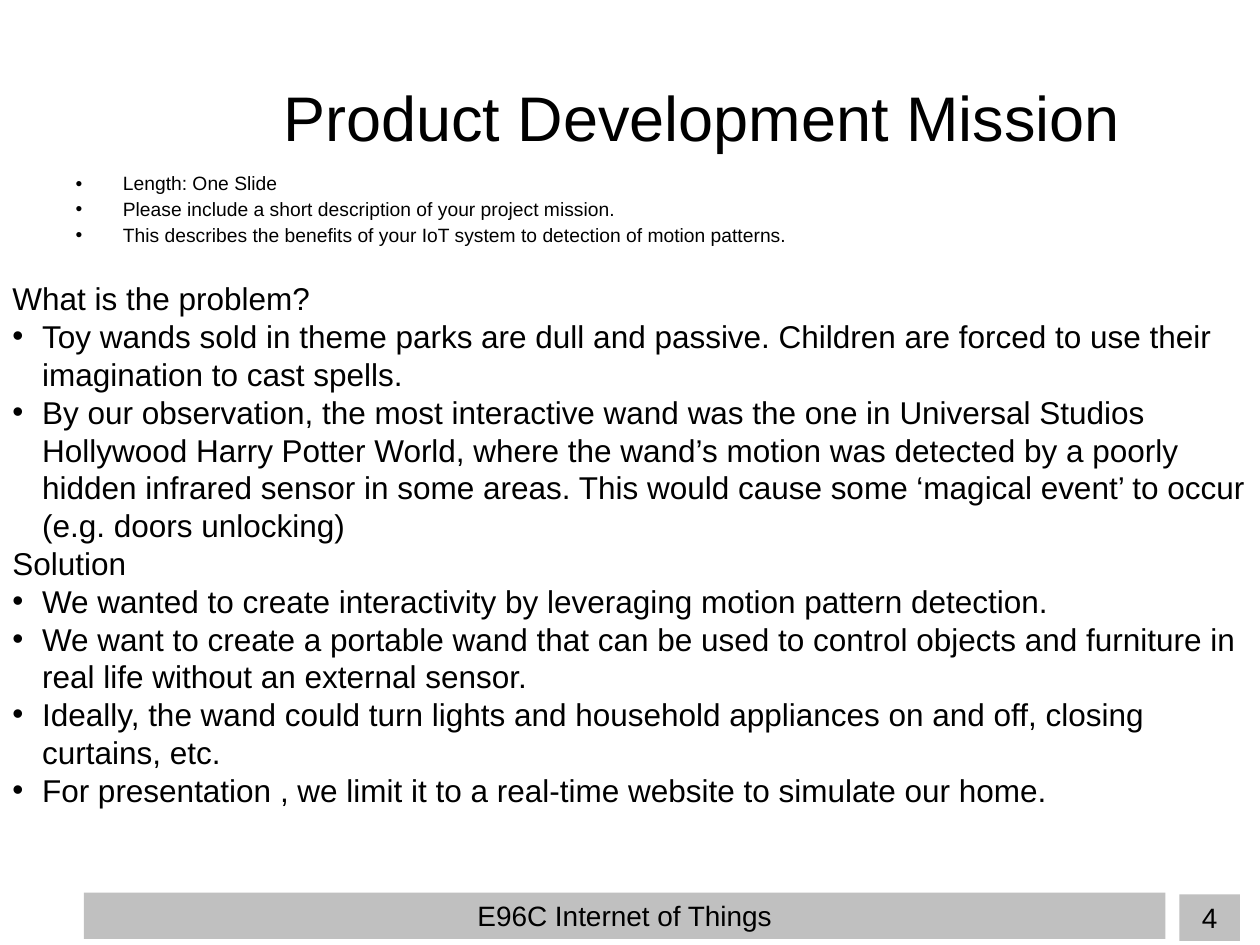
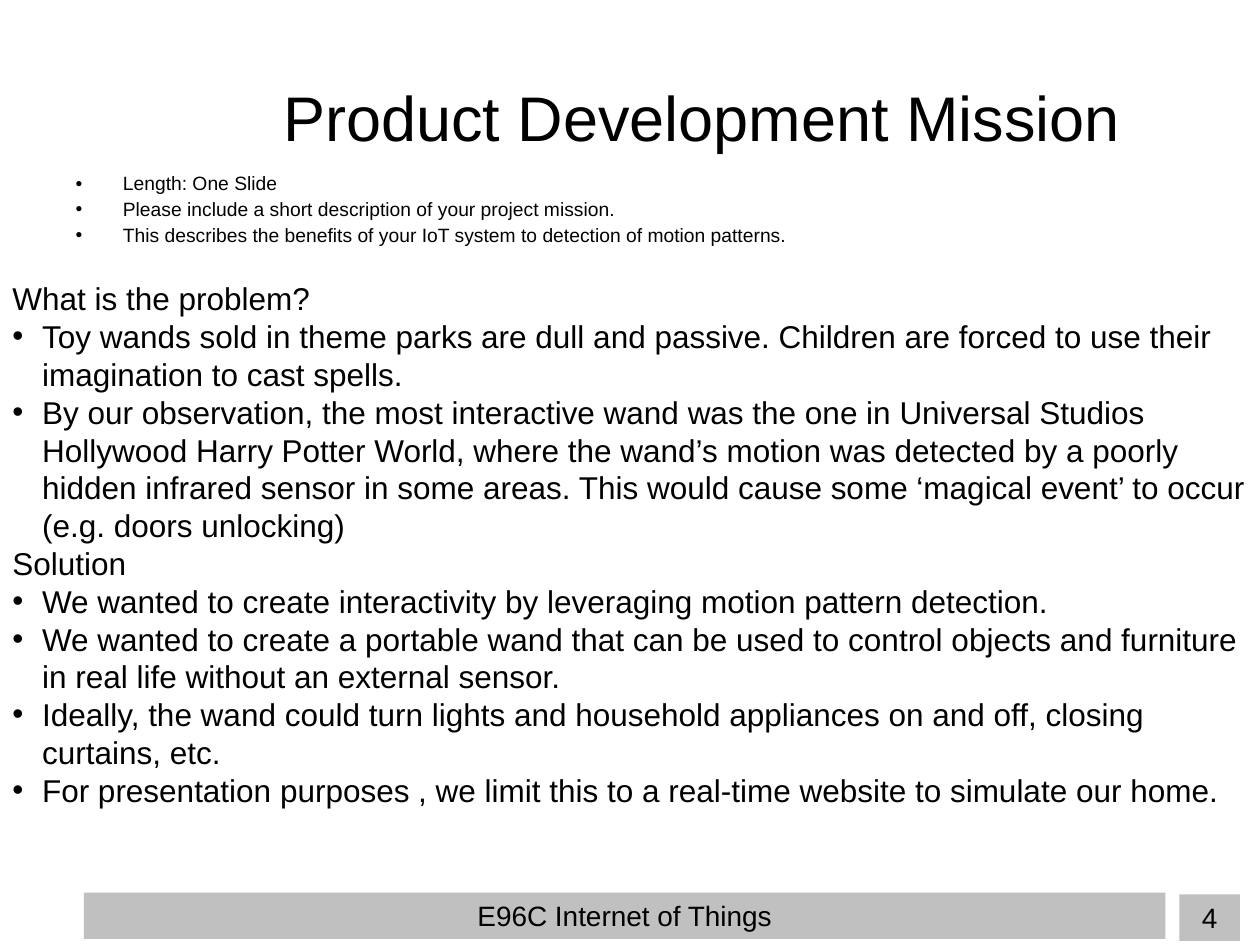
Before and after one commit to TheFearlessMagicians/wizdgetWand, a slide deck: slide 4 of wilson_hanif_varun_E96_presentation.ppt. Drawn at 1260x945 pixels with LibreOffice and Linux fonts; fonts in the diff are those of the drawing; background and template pictures are left out. Boxes give left, top, right and bottom in pixels: in the first picture for what was removed or moved away, otherwise in the second. Text is boxed around its words. In the diff, an @@ line names an element or a change of style, - is before the commit and + after.

```diff
--- a/wilson_hanif_varun_E96_presentation.ppt
+++ b/wilson_hanif_varun_E96_presentation.ppt
@@ text at <box>42,628,1236,689</box>: text changed @@
-• We want to create a portable wand that can be used to control objects and furniture in real life without an external sensor.
+• We wanted to create a portable wand that can be used to control objects and furniture in real life without an external sensor.
@@ text at <box>42,779,1218,808</box>: text changed @@
-• For presentation , we limit it to a real-time website to simulate our home.
+• For presentation purposes , we limit this to a real-time website to simulate our home.
```
Also in this commit, not shown: 3 other slides changed, 1 slide added.
